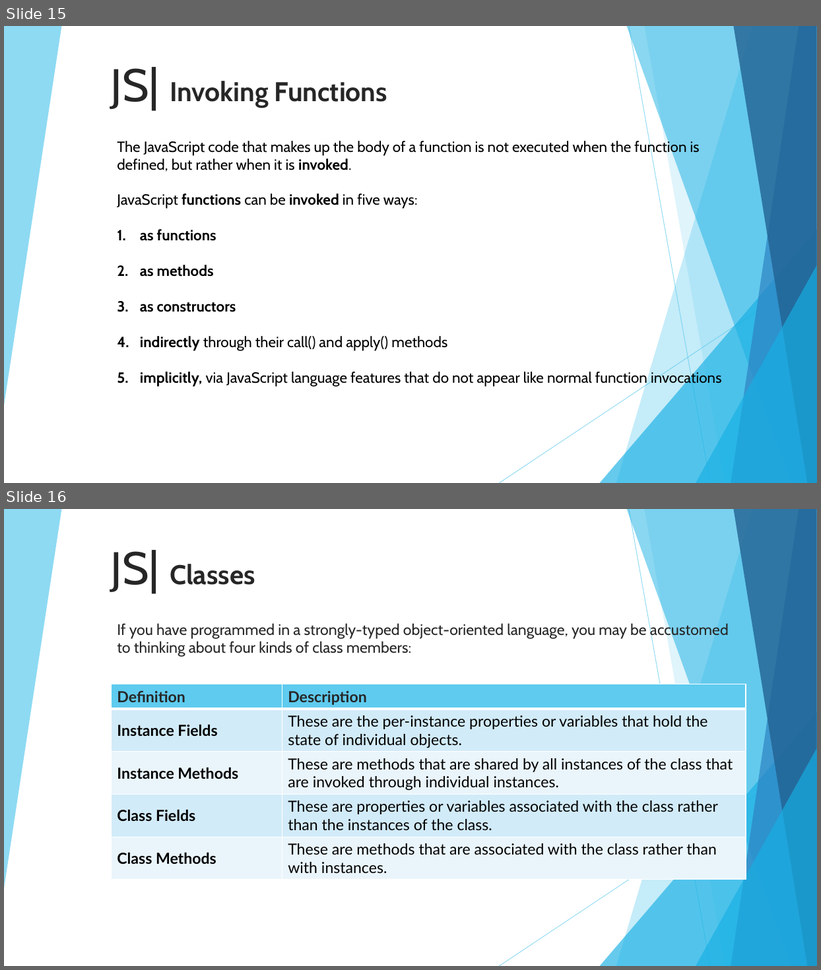
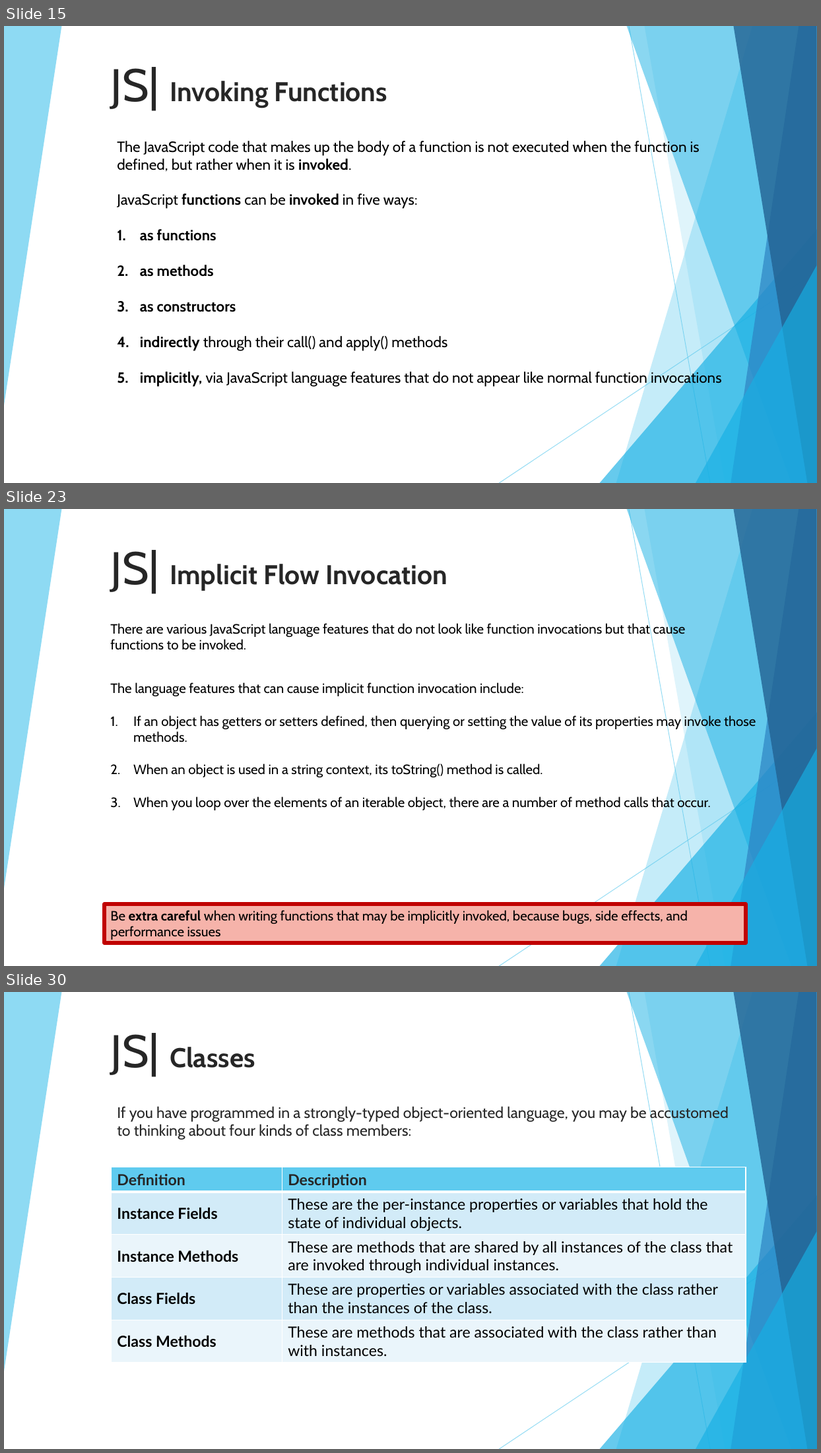
Before and after one commit to 01Primo/slides, a slide deck: 08_Javascript_Classes.pptx. Shown one above the other, each under a label of ours: slides 15 and 16 before the commit, slides 15, 23 and 30 after it; the slides between them are not shown. The pictures are 821x970 and 821x1453 pixels, drawn with LibreOffice and Linux fonts; fonts in the diff are those of the drawing. Boxes give left, top, right and bottom in pixels: in the first picture for what was removed or moved away, otherwise in the second. Text is boxed around its words. In the diff, an @@ line names an element or a change of style, - is before the commit and + after.

Commit message:
Add js slides

```diff
--- a/08_Javascript_Classes.pptx
+++ b/08_Javascript_Classes.pptx
@@ slide 23 added at [4, 509, 817, 966], background #FFFFFF; not listed: 10 template elements that a slide beside it also shows @@
@@ title added at [111, 550, 448, 594], 32 pt, text #262626, bold @@
+JS| Implicit Flow Invocation
@@ text added at [110, 623, 686, 650], 16 pt, text #000000 @@
+There are various JavaScript language features that do not look like function invocations but that cause functions to be invoked.
@@ text added at [110, 683, 756, 811], 16 pt, text #000000 @@
+The language features that can cause implicit function invocation include:
+1. If an object has getters or setters defined, then querying or setting the value of its properties may invoke those methods.
+2. When an object is used in a string context, its toString() method is called.
+3. When you loop over the elements of an iterable object, there are a number of method calls that occur.
@@ rectangle added at [104, 904, 746, 943], fill #F6B3AA, outline #C00000 4.5 pt, 16 pt, text #000000 @@
+Be extra careful when writing functions that may be implicitly invoked, because bugs, side effects, and performance issues
@@ what was slide 16 is now slide 30 @@
```
Also in this commit, not shown: 13 other slides added.
